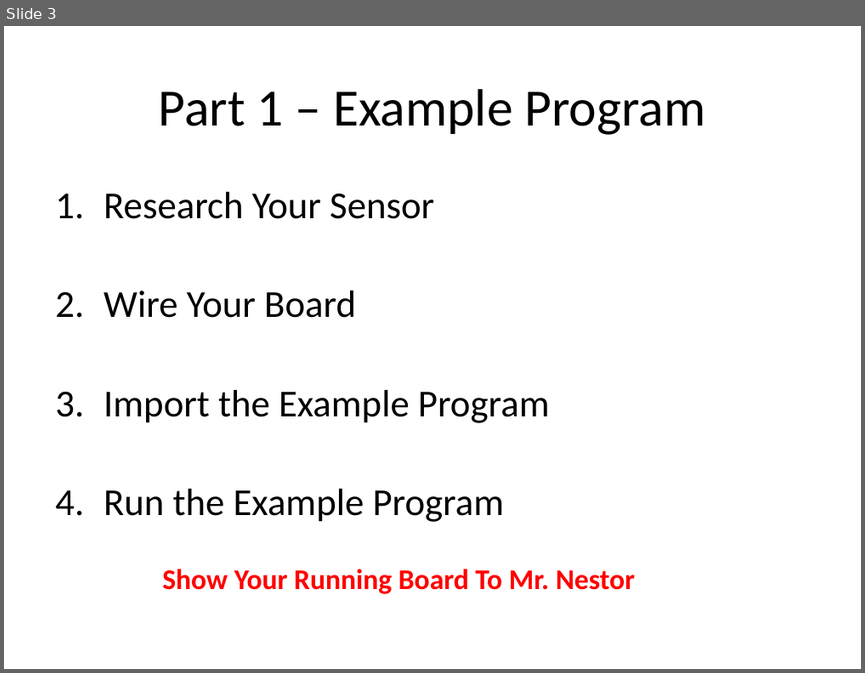
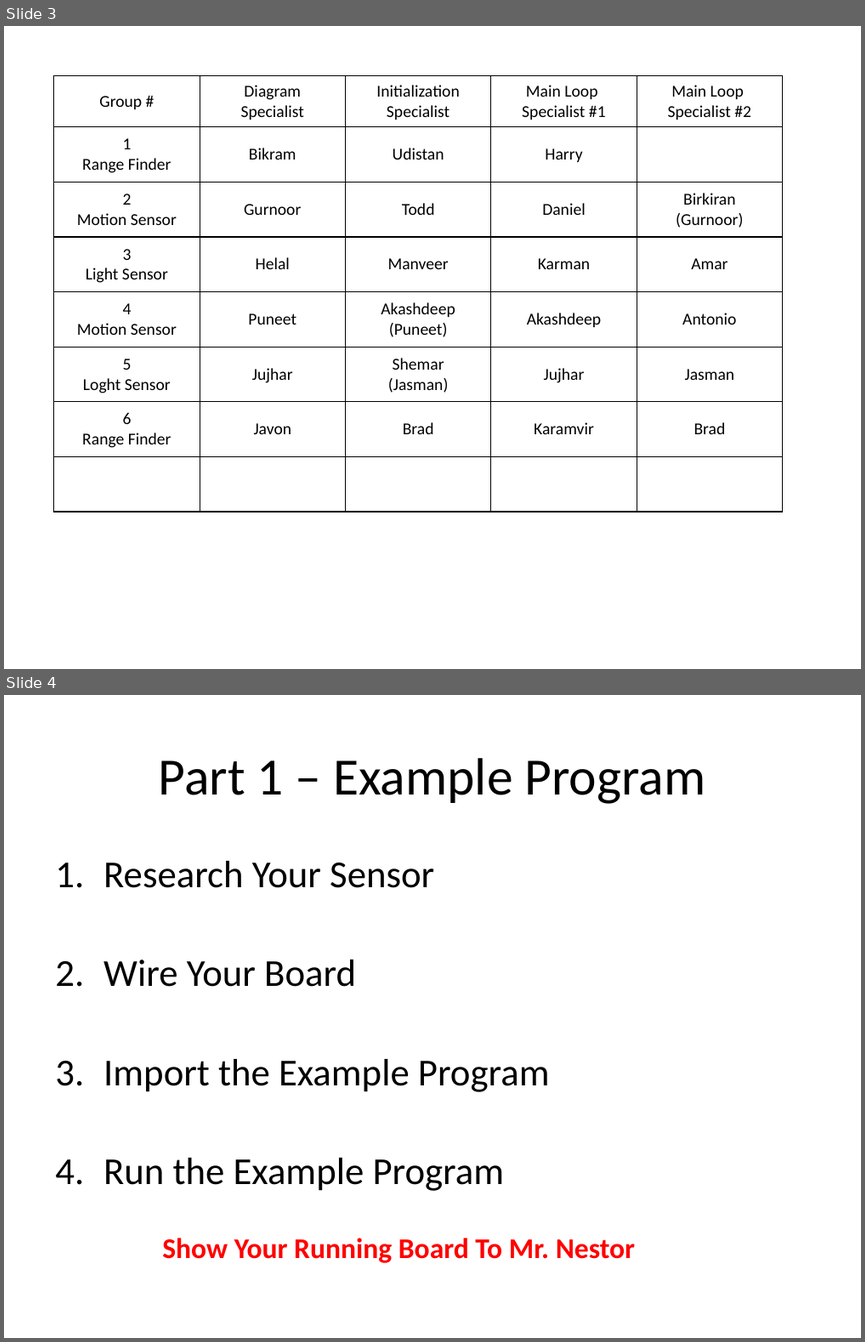
Before and after one commit to BirkaranGill/ICS3C0, a slide deck: Daily Agendas/Day12.2_ArduinoSensors5_Nov21.pptx. Shown one above the other, each under a label of ours: slide 3 before the commit, slides 3 and 4 after it. The pictures are 865x673 and 865x1342 pixels, drawn with LibreOffice and Linux fonts; fonts in the diff are those of the drawing. Boxes give left, top, right and bottom in pixels: in the first picture for what was removed or moved away, otherwise in the second. Text is boxed around its words. In the diff, an @@ line names an element or a change of style, - is before the commit and + after.

```diff
--- a/Daily Agendas/Day12.2_ArduinoSensors5_Nov21.pptx
+++ b/Daily Agendas/Day12.2_ArduinoSensors5_Nov21.pptx
@@ slide 3 added at box(4, 26, 861, 669), background #FFFFFF @@
@@ table added at box(53, 75, 782, 511), 8 rows, 5 columns @@
+Group # | Diagram / Specialist | Initialization / Specialist | Main Loop / Specialist #1 | Main Loop / Specialist #2
+1 / Range Finder | Bikram | Udistan | Harry | 
+2 / Motion Sensor | Gurnoor | Todd | Daniel | Birkiran / (Gurnoor)
+3 / Light Sensor | Helal | Manveer | Karman | Amar
+4 / Motion Sensor | Puneet | Akashdeep / (Puneet) | Akashdeep | Antonio
+5 / Loght Sensor | Jujhar | Shemar / (Jasman) | Jujhar | Jasman
+6 / Range Finder | Javon | Brad | Karamvir | Brad
+ |  |  |  | 
@@ what was slide 3 is now slide 4 @@
```
Also in this commit, not shown: 1 other file.
